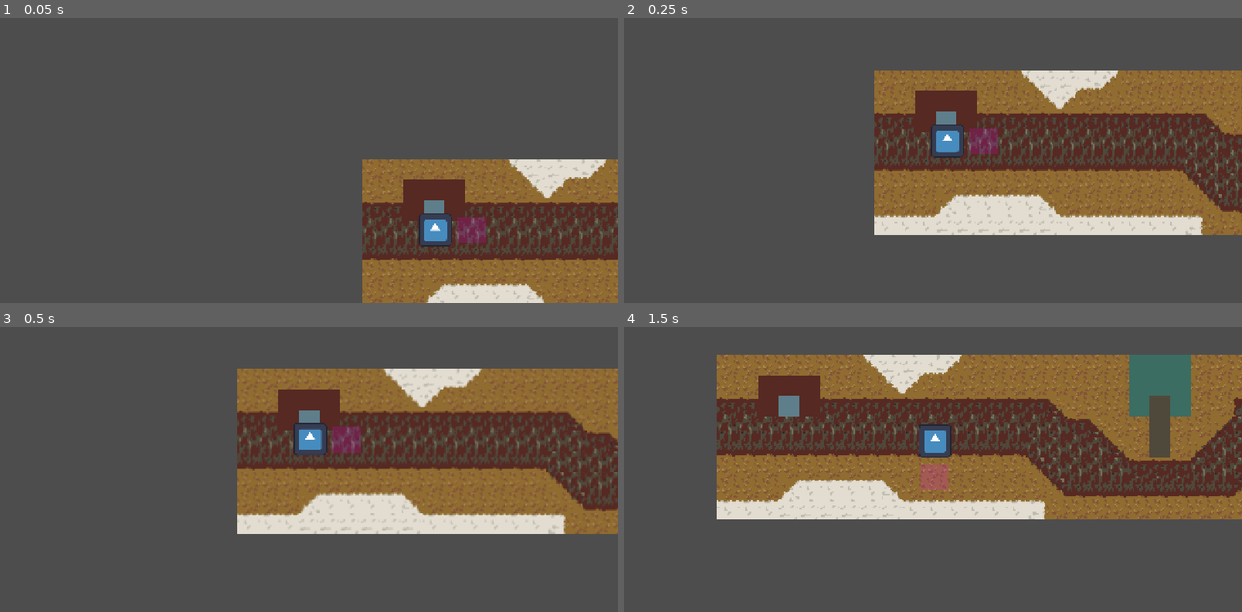
Above: before the commit, frames 1-4 (two rows, left to right).
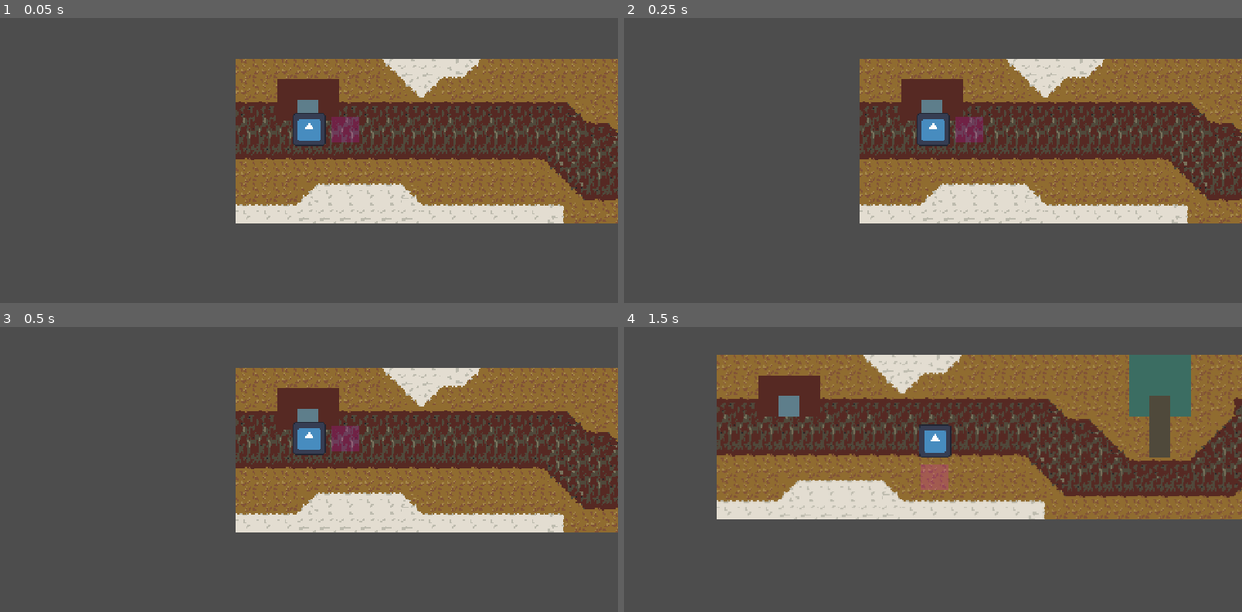
Above: after the commit, the same moments.

Repository: Rotta-Games/moonshine_valley
Game: Godot game, scene res://scenes/world.tscn
The game is run twice, just before and just after one commit, with the same random seed, the same clock (stepped at 60 frames per second) and the same inputs. This scene is started directly instead of the project's main scene. The engine's default icon, where the game draws it, is replaced by a stand-in: a white triangle on a blue panel in a dark square.
Inputs:
- Up to frame 1 (0.05 s): no input
- Up to frame 2 (0.25 s): no input
- Up to frame 3 (0.5 s): no input
- Up to frame 4 (1.5 s): hold D (move_right) 0.53-1.28 s; tap E (player_action) at 0.6, 1.35 s; hold S (move_down) from 1.28 s (still down)

The runs differ from the first frame. In frame 1, 39% of the frame differs, in the area x 38-100%, y 14-100%; in frame 2, 22%; in frame 3, 5.5%; in frame 4, nothing differs.

Commit message:
Scene change stuff

Diff:
--- a/scenes/world.tscn
+++ b/scenes/world.tscn
@@ -145,4 +145,7 @@
 position = Vector2(4, 1.5)
 shape = SubResource("RectangleShape2D_lc0ne")
 
+[node name="ShopSpawnPoint" type="Node2D" parent="."]
+position = Vector2(753, 140)
+
 [connection signal="body_entered" from="Area2D" to="." method="on_shop_door_entered"]
--- a/scripts/global.gd
+++ b/scripts/global.gd
@@ -1,11 +1,30 @@
 extends Node
 
+signal location_change
+
+enum PlayerLocation { WORLD, SHOP }
+
+var player_location: PlayerLocation = PlayerLocation.WORLD
+
+var location_scene_map = {
+	PlayerLocation.WORLD: "res://scenes/world.tscn",
+	PlayerLocation.SHOP: "res://scenes/shop/shop.tscn"
+}
 
 # Called when the node enters the scene tree for the first time.
 func _ready() -> void:
-	pass # Replace with function body.
+	self.connect("location_change", on_location_change)
 
 
 # Called every frame. 'delta' is the elapsed time since the previous frame.
 func _process(delta: float) -> void:
 	pass
+
+
+func on_location_change(new_location: PlayerLocation):
+	get_tree().change_scene_to_file(location_scene_map[new_location])
+
+
+func _input(event):
+	if event.is_action_pressed("quit"):
+		get_tree().quit()
--- a/scripts/world.gd
+++ b/scripts/world.gd
@@ -1,12 +1,17 @@
 extends Node2D
 
-
 @onready var player = $Player
+@onready var player_cam = $PlayerCamera
+@onready var shop_spawn_point = $ShopSpawnPoint
 
 # Called when the node enters the scene tree for the first time.
 func _ready() -> void:
-	pass # Replace with function body.
+	if Global.player_location == Global.PlayerLocation.SHOP:
+		player.position = shop_spawn_point.position
 
+	Global.player_location = Global.PlayerLocation.WORLD
+
+	player_cam.position = player.position
 
 # Called every frame. 'delta' is the elapsed time since the previous frame.
 func _process(delta: float) -> void:
@@ -15,4 +20,4 @@
 
 func on_shop_door_entered(body:Node2D) -> void:
 	if body.name == "Player":
-		get_tree().change_scene_to_file("res://scenes/shop/shop.tscn")
+		Global.emit_signal("location_change", Global.PlayerLocation.SHOP)
